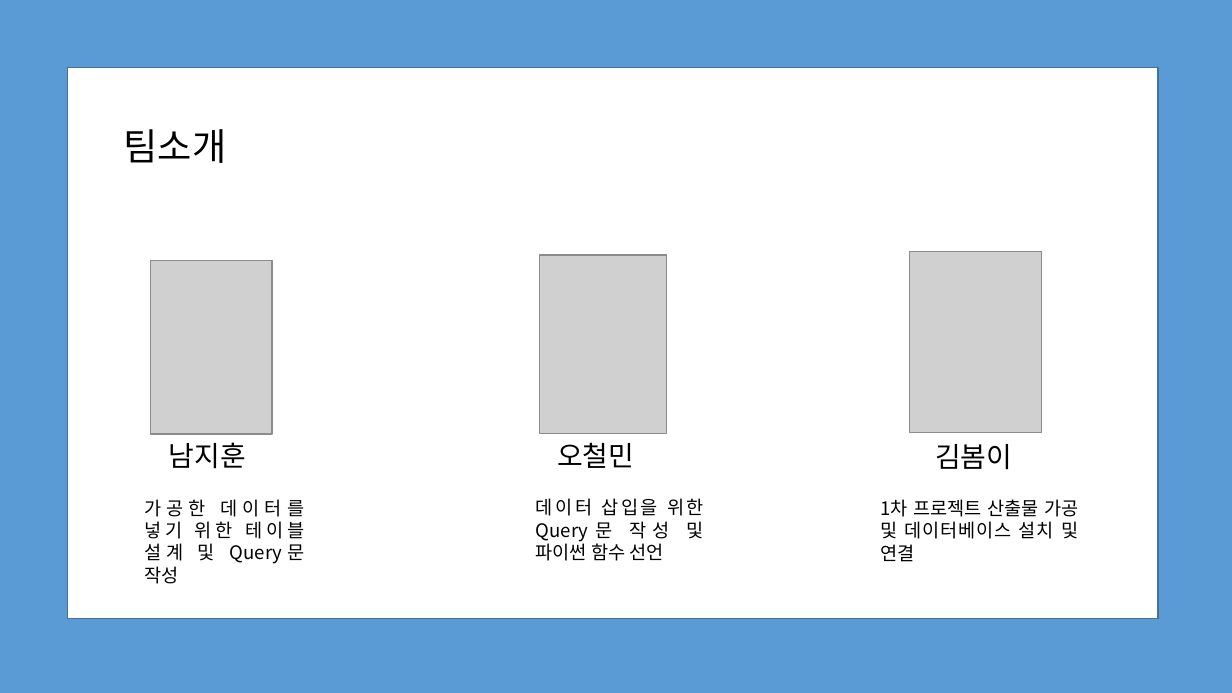
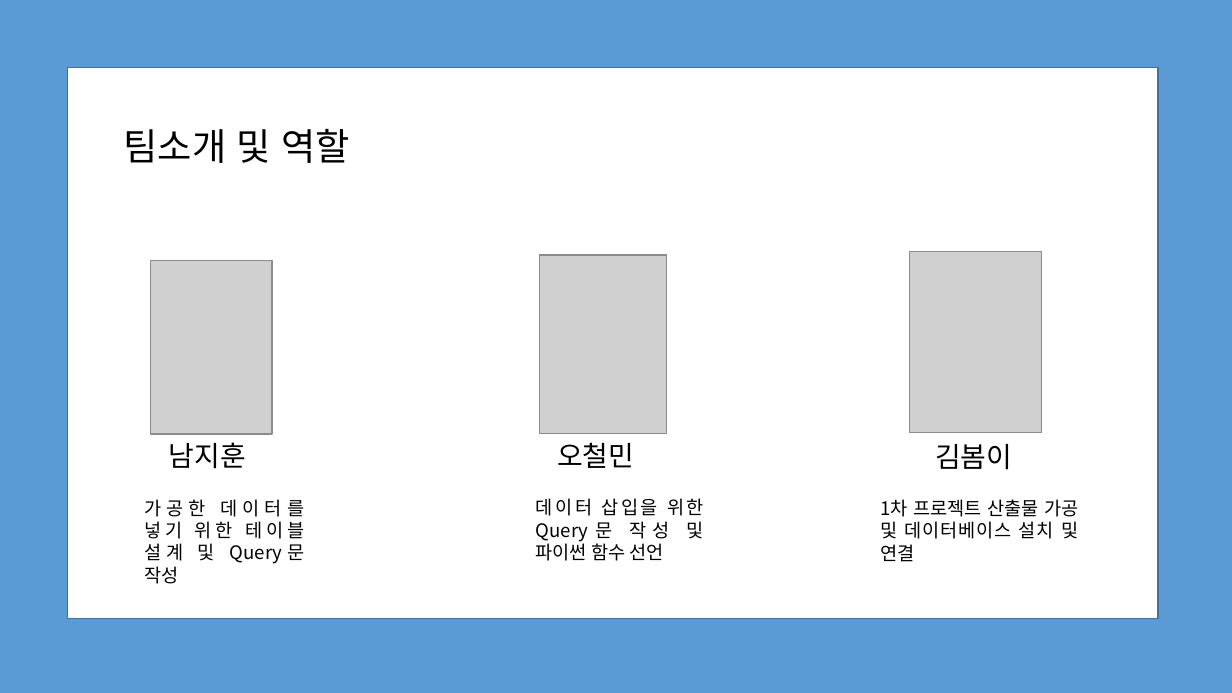
Before and after one commit to deardeer123/workspace_sts, a slide deck: slide 3 of python_study/project_python/파이썬_프로젝트2/파이선발표.pptx. Drawn at 1232x693 pixels with LibreOffice and Linux fonts; fonts in the diff are those of the drawing; grey boxes stand for pictures; background and template pictures are left out. Boxes give left, top, right and bottom in pixels: in the first picture for what was removed or moved away, otherwise in the second. Text is boxed around its words. In the diff, an @@ line names an element or a change of style, - is before the commit and + after.

```diff
--- a/python_study/project_python/파이썬_프로젝트2/파이선발표.pptx
+++ b/python_study/project_python/파이썬_프로젝트2/파이선발표.pptx
@@ title at [124, 129, 351, 163]: text changed @@
-팀소개
+팀소개 및 역할
```
Also in this commit, not shown: 2 other slides changed, 1 other file.
